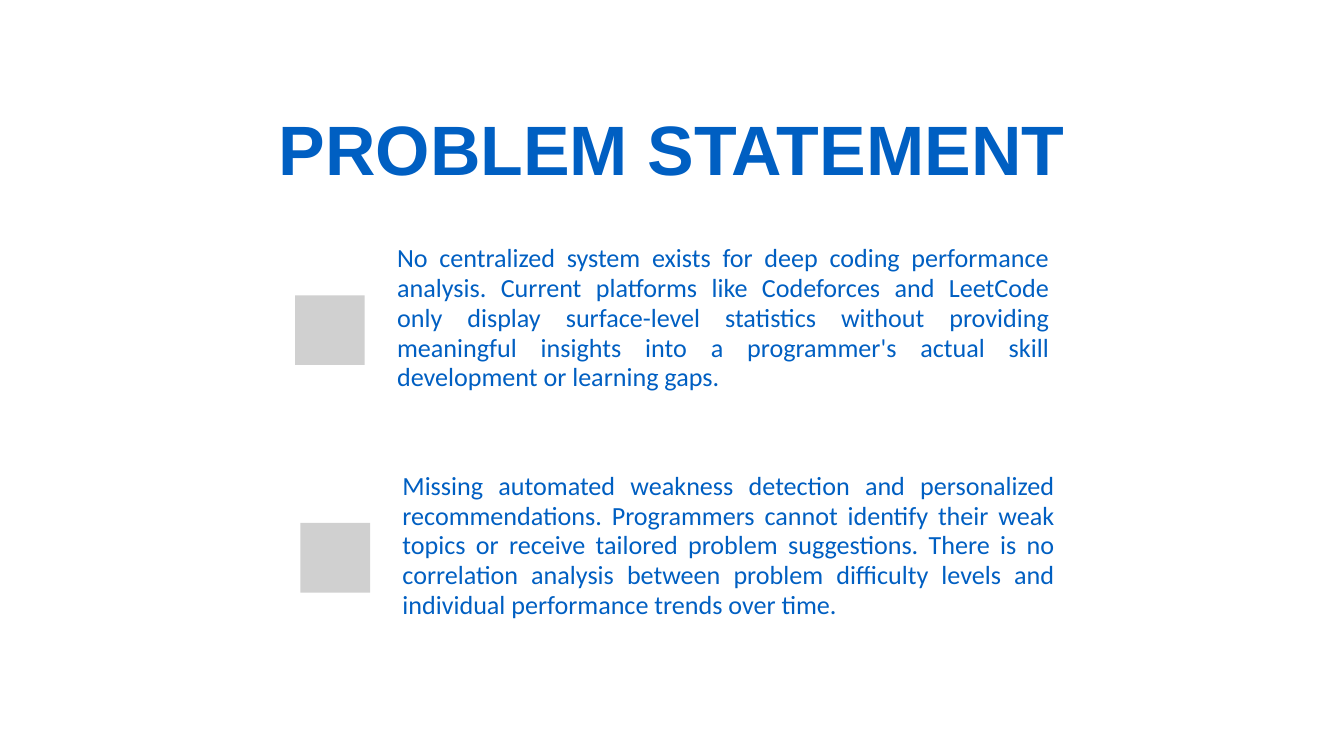
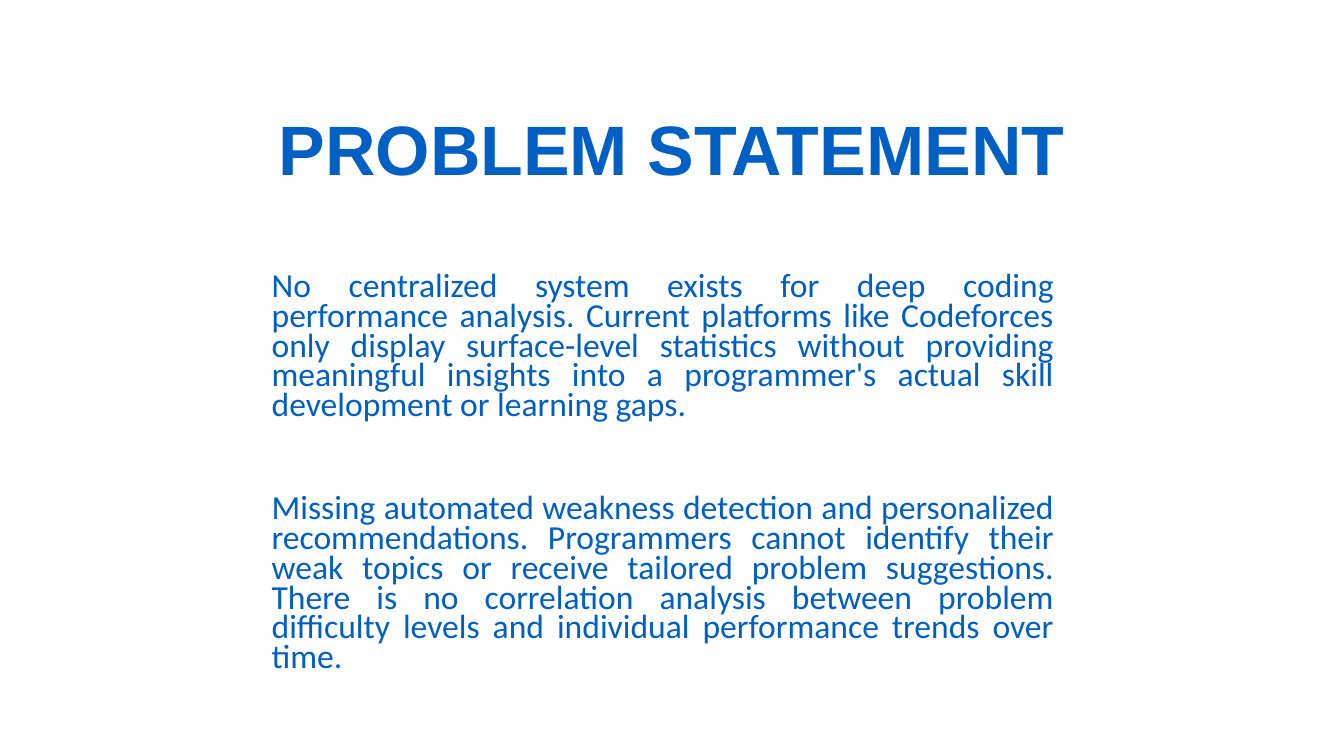
Before and after one commit to Badhon1401/SPL-3, a slide deck: slide 5 of codepulse-documentation/CodePulse.pptx. Drawn at 1344x756 pixels with LibreOffice and Linux fonts; fonts in the diff are those of the drawing; grey boxes stand for pictures. Boxes give left, top, right and bottom in pixels: in the first picture for what was removed or moved away, otherwise in the second. Text is boxed around its words. In the diff, an @@ line names an element or a change of style, - is before the commit and + after.

```diff
--- a/codepulse-documentation/CodePulse.pptx
+++ b/codepulse-documentation/CodePulse.pptx
@@ text at (272,273,1054,422): text changed; size 28 to 36 pt @@
-No centralized system exists for deep coding performance analysis. Current platforms like Codeforces and LeetCode only display surface-level statistics without providing meaningful insights into a programmer's actual skill development or learning gaps.
+No centralized system exists for deep coding performance analysis. Current platforms like Codeforces only display surface-level statistics without providing meaningful insights into a programmer's actual skill development or learning gaps.
@@ picture removed at (295,295,365,365) @@
@@ text "Missing automated weakness detection and ...": place and size @@
-text "Missing automated weakness detection and ..." at (402,477,1054,619)
+text "Missing automated weakness detection and ..." at (272,495,1054,669)
@@ text "Missing automated weakness detection and ..." at (272,495,1054,669): size 28 to 36 pt @@
@@ picture removed at (300,523,370,593) @@
```
Also in this commit, not shown: 8 other slides changed, 1 slide added, 8 slides removed.
